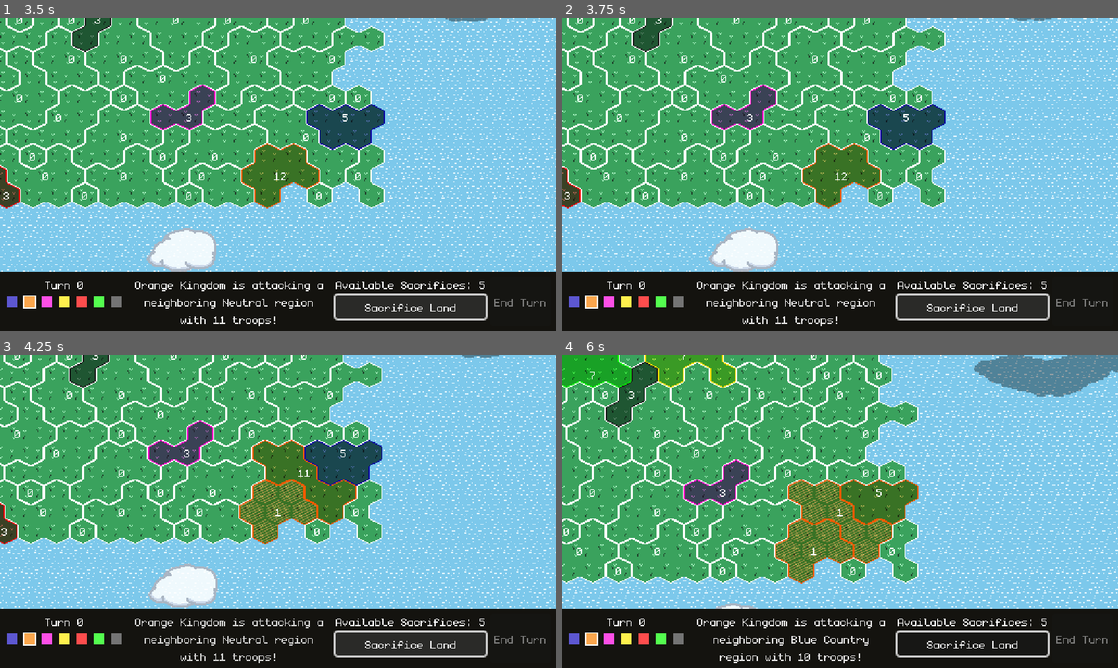
Above: before the commit, frames 1-4 (two rows, left to right).
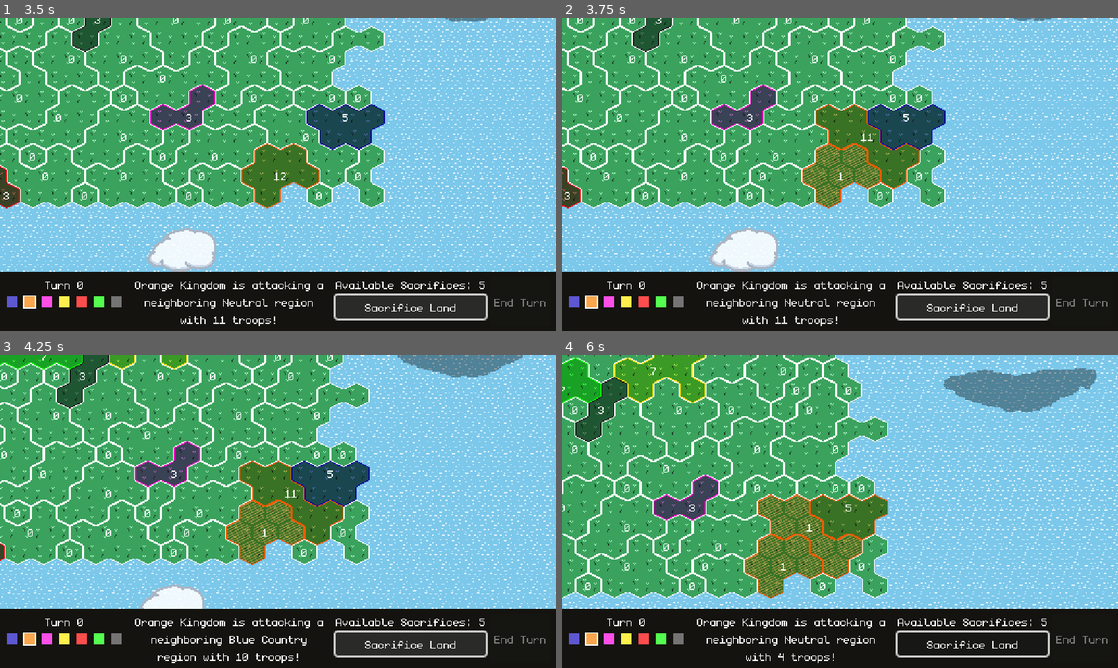
Above: after the commit, the same moments.

Repository: feored/LD54
Game: Godot game, scene res://scenes/main.tscn
Same seed, same stepped clock (60 frames per second), same inputs: the game is played once before the commit and once after it.
Inputs (mouse positions are in pixels of both pictures, inside the frame that each line leads up to):
- Up to frame 1 (3.5 s): click "Play this map" at 0.5 s; click "Sacrifice Land" at 1.25 s; click "End Turn" at 2 s; click "Sacrifice Land" at 2.75 s
- Up to frame 2 (3.75 s): click "Sacrifice Land" at 3.5 s
- Up to frame 3 (4.25 s): no input
- Up to frame 4 (6 s): move the mouse to (962, 495) at 4.27 s; click (962, 495) at 4.42 s; move the mouse to (728, 527) at 5.02 s; click (728, 527) at 5.17 s; move the mouse to (895, 442) at 5.77 s; click (895, 442) at 5.92 s

Frame 1 is identical in both runs. In frame 2, 2.7% of the frame differs, in the area x 43-65%, y 27-61%; in frame 3, 28%; in frame 4, 31%, in the area x 0-100%, y 0-99%.

Commit message:
delete land by chunks, first round grace period

Diff:
--- a/constants.gd
+++ b/constants.gd
@@ -72,3 +72,5 @@
 const NO_REGION = -99
 
 enum Action { NONE, MOVE }
+
+const SINK_GRACE_PERIOD = 1
--- a/scenes/main.gd
+++ b/scenes/main.gd
@@ -198,7 +198,7 @@
 
 
 func turn_events():
-	await world.generate_disaster()
+	await world.generate_disaster(self.global_turn)
 	await Utils.wait(Constants.TURN_TIME)
 
 
--- a/world/gen.gd
+++ b/world/gen.gd
@@ -141,21 +141,22 @@
 		total += self.coords_to_pos(c)
 	return total / coords_group.size()
 
-func delete_cell(coords: Vector2i):
+func delete_cell(coords_array: Array):
 	self.messager.set_message("A patch of land sinks somewhere...")
-	await self.camera.move_bounded(self.coords_to_pos(coords), 5)
-	self.regions[self.tiles[coords].region].tiles.erase(coords)
-	self.tiles[coords].delete()
-	self.tiles.erase(coords)
+	await self.camera.move_bounded(self.coords_to_pos(coords_array[0]), 5)
+	for coords in coords_array:
+		self.regions[self.tiles[coords].region].tiles.erase(coords)
+		self.tiles[coords].delete()
+		self.tiles.erase(coords)
 
 
 func recalculate_region(region: int):
-	var region_tiles = self.regions[region].tiles.keys()
-	if (region_tiles.size() == 0):
+	if (self.regions[region].tiles.size() == 0):
 		var r = self.regions[region]
 		self.regions.erase(region)
 		r.delete()
 		return
+	var region_tiles = self.regions[region].tiles.keys()
 	self.regions[region].reset_tiles()
 	for tile_coords in region_tiles:
 		self.tiles[tile_coords].set_region(Constants.NO_REGION)
@@ -185,34 +186,39 @@
 	region_update_label(self.regions[region])
 
 func sink_tile(coords):
-	var deleted_cell_region = self.tiles[coords].region
+	var regions_impacted = []
+	for coord in coords:
+		regions_impacted.append(self.tiles[coord].region)
 	await delete_cell(coords)
-	recalculate_region(deleted_cell_region)
-
-func generate_disaster():
+	for region in regions_impacted:
+		if self.regions.has(region):
+			recalculate_region(region)
+
+func generate_disaster(global_turn):
 	# only sinking tiles for now
-	var total_disasters = min(int(self.tiles.size() / 10.0), 10)
+	var n = self.tiles.size()
+	var total_disasters = min(n, global_turn * min(int(n / 10.0), 10))
+	if (global_turn <= Constants.SINK_GRACE_PERIOD):
+		total_disasters = 0
 	var disasters_dealt = 0
 	while disasters_dealt < total_disasters and self.tiles.size() > 1:
-		var is_single = Utils.rng.randi() % 2
-		if is_single:
-			var deleted_cell = Utils.pick_tile_to_sink(self.tiles.values())
-			await sink_tile(deleted_cell.coords)
+		var num_to_sink = min(total_disasters - disasters_dealt, total_disasters / 5)
+		var cur_cell = Utils.pick_tile_to_sink(self.tiles.values()).coords
+		var tiles_to_delete = [cur_cell]
+		disasters_dealt += 1
+		for i in range(1, num_to_sink):
+			# await sink_tile(cur_cell)
+			var neighbors = []
+			for potential_neighbor in self.get_surrounding_cells(cur_cell):
+				if self.tiles.has(potential_neighbor) and potential_neighbor not in tiles_to_delete:
+					neighbors.append(potential_neighbor)
+			if neighbors.size() < 1:
+				break
+			neighbors.shuffle()
+			cur_cell = neighbors[0]
+			tiles_to_delete.append(cur_cell)
 			disasters_dealt += 1
-		else:
-			var num_to_sink = min(randi() % 5, self.tiles.size())
-			var cur_cell = Utils.pick_tile_to_sink(self.tiles.values()).coords
-			for i in range(num_to_sink):
-				await sink_tile(cur_cell)
-				var neighbors = []
-				for potential_neighbor in self.get_surrounding_cells(cur_cell):
-					if self.tiles.has(potential_neighbor):
-						neighbors.append(potential_neighbor)
-				if neighbors.size() < 1:
-					break
-				neighbors.shuffle()
-				cur_cell = neighbors[0]
-				disasters_dealt += 1
+		await sink_tile(tiles_to_delete)
 		await Utils.wait(Constants.TURN_TIME)
 
 func move_units(region_from : int, region_to: int, team: int):
@@ -235,7 +241,7 @@
 		else:
 			var enemy_team_name = Constants.TEAM_NAMES[self.regions[region_to].team]
 			self.messager.set_message("%s is attacking a neighboring %s region with %s troops!" % [team_name, enemy_team_name, moved_units])
-		await self.camera.move_bounded(self.coords_to_pos(self.regions[region_from].center_tile()))
+		await self.camera.move_bounded(self.coords_to_pos(self.regions[region_from].center_tile()), 5)
 
 	if regions[region_from].team == regions[region_to].team:
 		regions[region_from].set_units(1)
